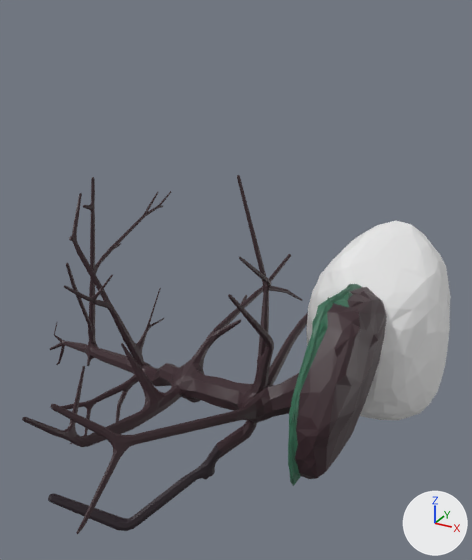
The glTF model src/assets/models/fallenTree.glb: old version first, new version second.
The view is the same before and after, from a 50 mm camera at (11.8, -19.1, 14.5) aimed at (1.1, 0.4, 4.7). The lights are fixed; the arrows at lower right show +X, +Y and +Z. Vertices at the same position are counted once.
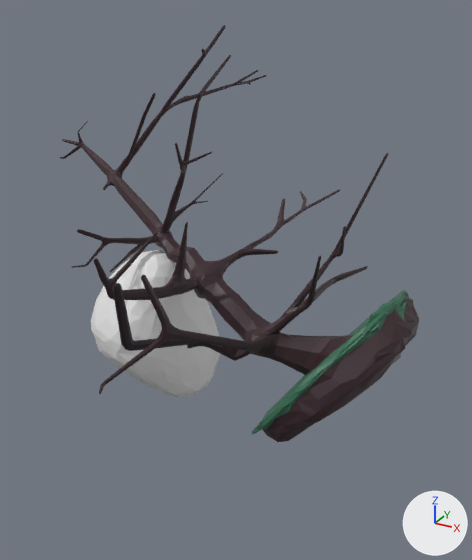
The change in detail:
me_cube_014 is used by ob_tree1_021; location (5.23, 0.34, 2.04); rotation (1.809, 0.293, -1.693), in degrees (104, 17, -97); scale (3.06, 2.92, 1.66).
me_cube_014 had 2216 vertices, 4422 faces and spanned x -2.08..3.24, y -0.62..2.8, z -0.57..9.9.
me_cube_014 now has 2216 vertices, 4422 faces and spans x -2.09..3.24, y -0.45..2.8, z -0.57..9.9.
me_cube_014 part 1: all 135 vertices in x -2.0..-0.43, y -0.62..0.38, z 3.23..3.9 are multiplied about their middle by the matrix ((0.973, 0.137, 0.099), (-0.236, 0.76, 0.347), (-0.093, -1.112, 0.772)), then moved by (-0.05, 0.41, 0.52).
me_cube_014 part 2: 96 of 2216 vertices moved; they spanned x 1.26..2.99, y -0.46..0.63, z 1.59..3.09 and now span x 1.14..2.66, y -0.15..1.38, z 1.63..2.54; mean shift (-0.17, 0.46, -0.08); largest move (2.98, 0.62, 3.04) -> (2.64, 1.38, 2.47).
me_cube_014 part 3: all 13 vertices in x 1.51..1.55, y -0.23..-0.2, z 4.85..4.89 are moved by (0.0, 0.08, 0.06).
Object 'Cube.024' (ob_cube_024) moves from (7.43, -0.31, 2.9) to (7.46, -0.34, 2.16).
Object 'Cube.024' (ob_cube_024) turns from (21, 0, 0) to (14, 38, -4.6) degrees about x, y and z.
Object 'tree1.021' (ob_tree1_021) moves from (5.23, 0.34, 2.04) to (5.2, 0.37, 2.77).
Object 'tree1.021' (ob_tree1_021) turns from (104, 17, -97) to (67, 3.3, -106) degrees about x, y and z.
Object 'tree1.021' (ob_tree1_021) is rescaled from (3.06, 2.92, 1.66) to (2.82, 2.69, 1.53).
Object 'Cube.001' (ob_cube_001) moves from (5.43, 3.88, 2.5) to (-2.73, 0.53, 1.4).
Object 'Cube.001' (ob_cube_001) turns from (-50, 107, -69) to (-7.4, -52, -100) degrees about x, y and z.
Object 'Cube.001' (ob_cube_001) is rescaled from (1.88, 1.4, 1.35) to (1.56, 1.01, 1.25).

Location of each change, [x1, y1, x2, y2] in pixels of the pictures (472 x 560 px; the box of a moved part takes in the faces that stretch with it):
'tree1.021', reshaped, moved, turned, rescaled
    before: [22, 175, 308, 534]
    after: [60, 25, 389, 394]
'Cube.001', moved, turned, rescaled
    before: [307, 221, 451, 420]
    after: [91, 250, 220, 398]
'Cube.024', moved, turned
    before: [288, 284, 387, 486]
    after: [252, 290, 419, 442]
part 1 of me_cube_014, moved or reshaped
    before: [216, 254, 302, 330]
    after: [252, 190, 340, 249]
part 2 of me_cube_014, moved or reshaped
    before: [48, 426, 248, 531]
    after: [113, 283, 238, 360]
part 3 of me_cube_014, moved or reshaped
    before: [116, 405, 121, 422]
    after: [110, 255, 129, 273]
